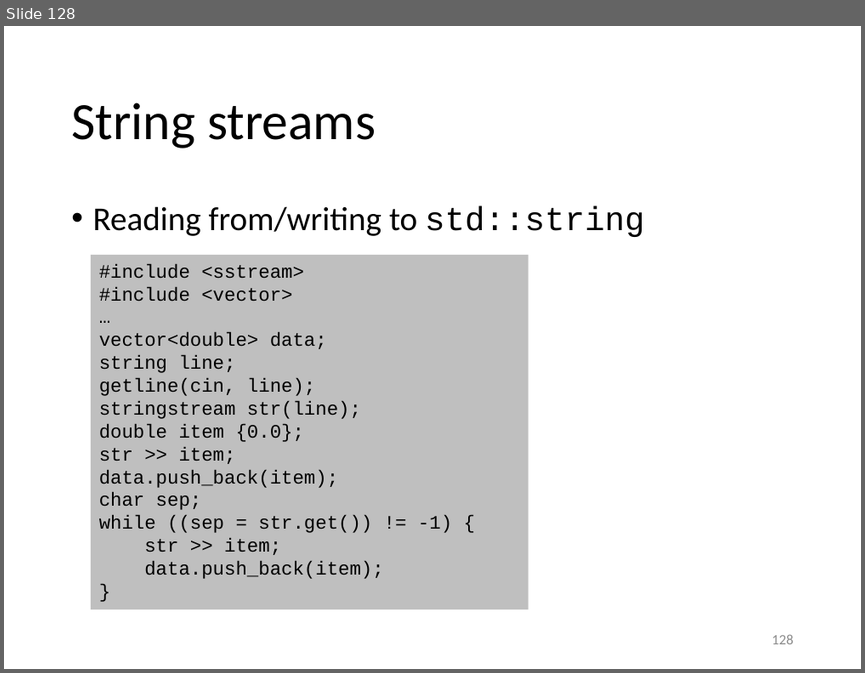
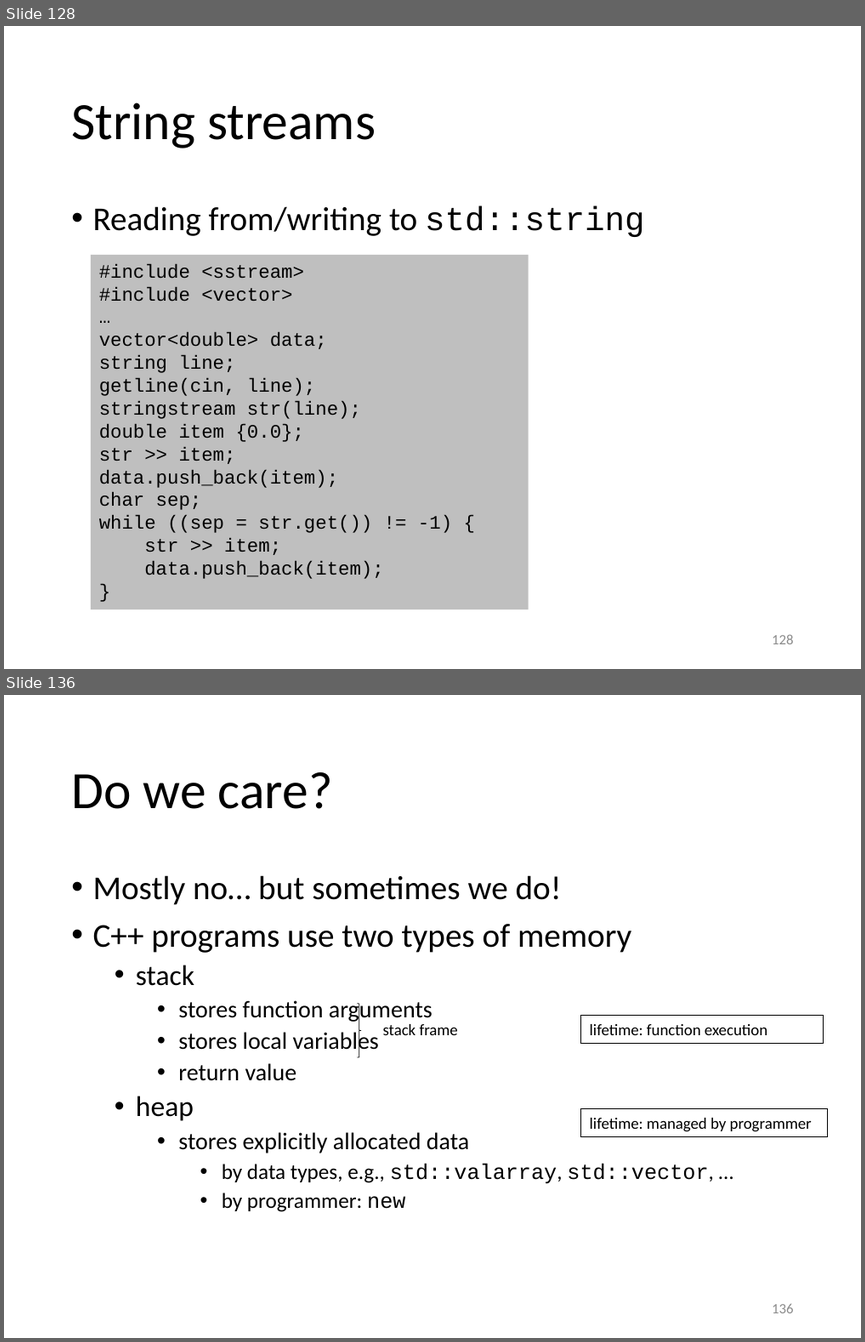
Before and after one commit to gjbex/Scientific-C-plus-plus, a slide deck: scientific_cpp.pptx. Shown one above the other, each under a label of ours: slide 128 before the commit, slides 128 and 136 after it; the slides between them are not shown. The pictures are 865x673 and 865x1342 pixels, drawn with LibreOffice and Linux fonts; fonts in the diff are those of the drawing. Boxes give left, top, right and bottom in pixels: in the first picture for what was removed or moved away, otherwise in the second. Text is boxed around its words. In the diff, an @@ line names an element or a change of style, - is before the commit and + after.

```diff
--- a/scientific_cpp.pptx
+++ b/scientific_cpp.pptx
@@ slide 136 added at (x1=4, y1=695, x2=861, y2=1338), background #FFFFFF @@
@@ title added at (x1=71, y1=772, x2=333, y2=809), 44 pt, text #000000 @@
+Do we care?
@@ text added at (x1=93, y1=875, x2=714, y2=1212), 20 pt, text #000000 @@
+• Mostly no… but sometimes we do!
+• C++ programs use two types of memory
+  • stack
+    • stores function arguments
+    • stores local variables
+    • return value
+  • heap
+    • stores explicitly allocated data
+      • by data types, e.g., std::valarray, std::vector, …
+      • by programmer: new
@@ right brace added at (x1=357, y1=1004, x2=361, y2=1057), outline #000000 0.5 pt @@
@@ text added at (x1=383, y1=1024, x2=458, y2=1035), 13.5 pt, text #000000 @@
+stack frame
@@ rectangle added at (x1=580, y1=1015, x2=823, y2=1043), outline #000000 0.75 pt, 13.5 pt, text #000000 @@
+lifetime: function execution
@@ rectangle added at (x1=580, y1=1109, x2=828, y2=1137), outline #000000 0.75 pt, 13.5 pt, text #000000 @@
+lifetime: managed by programmer
@@ page number added at (x1=772, y1=1304, x2=794, y2=1313), 12 pt, text #8C8C8C @@
+136
```
Also in this commit, not shown: 12 other slides added.
